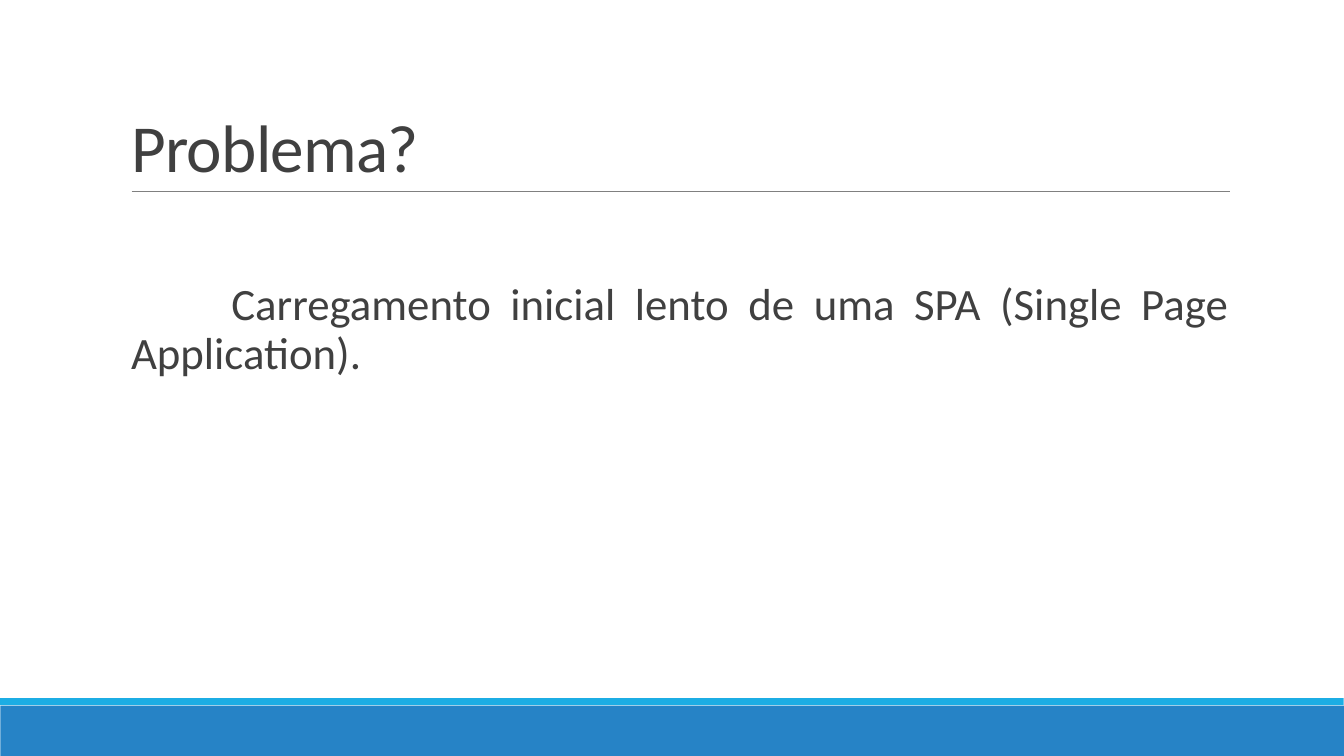
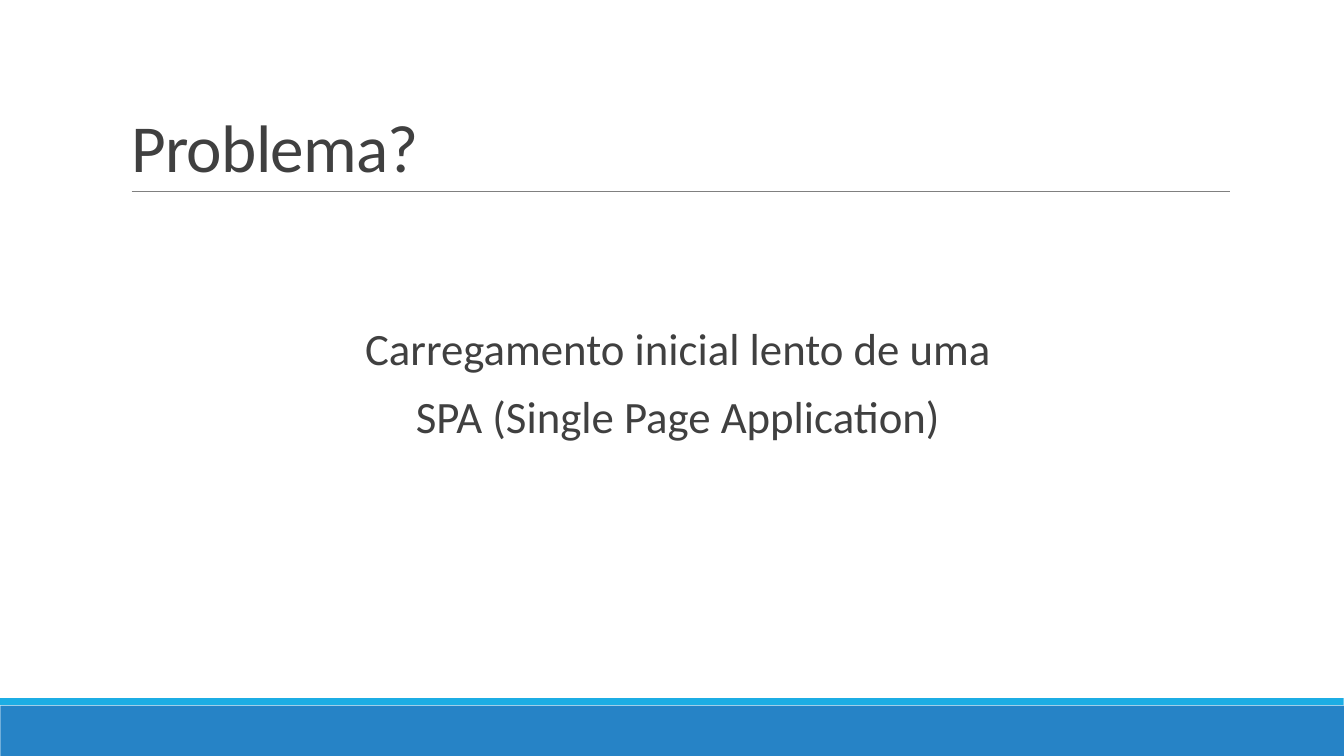
Before and after one commit to eduardoflorence/angular-lazy-loading, a slide deck: slide 2 of eduardo-florence-meetup-angular-rio-lazy-loading.pptx. Drawn at 1344x756 pixels with LibreOffice and Linux fonts; fonts in the diff are those of the drawing. Boxes give left, top, right and bottom in pixels: in the first picture for what was removed or moved away, otherwise in the second. Text is boxed around its words. In the diff, an @@ line names an element or a change of style, - is before the commit and + after.

```diff
--- a/eduardo-florence-meetup-angular-rio-lazy-loading.pptx
+++ b/eduardo-florence-meetup-angular-rio-lazy-loading.pptx
@@ text at [365,334,991,441]: text changed @@
-  Carregamento inicial lento de uma SPA (Single Page Application).
+  Carregamento inicial lento de uma
+  SPA (Single Page Application)
```
Also in this commit, not shown: 6 other slides changed, 15 slides added.
